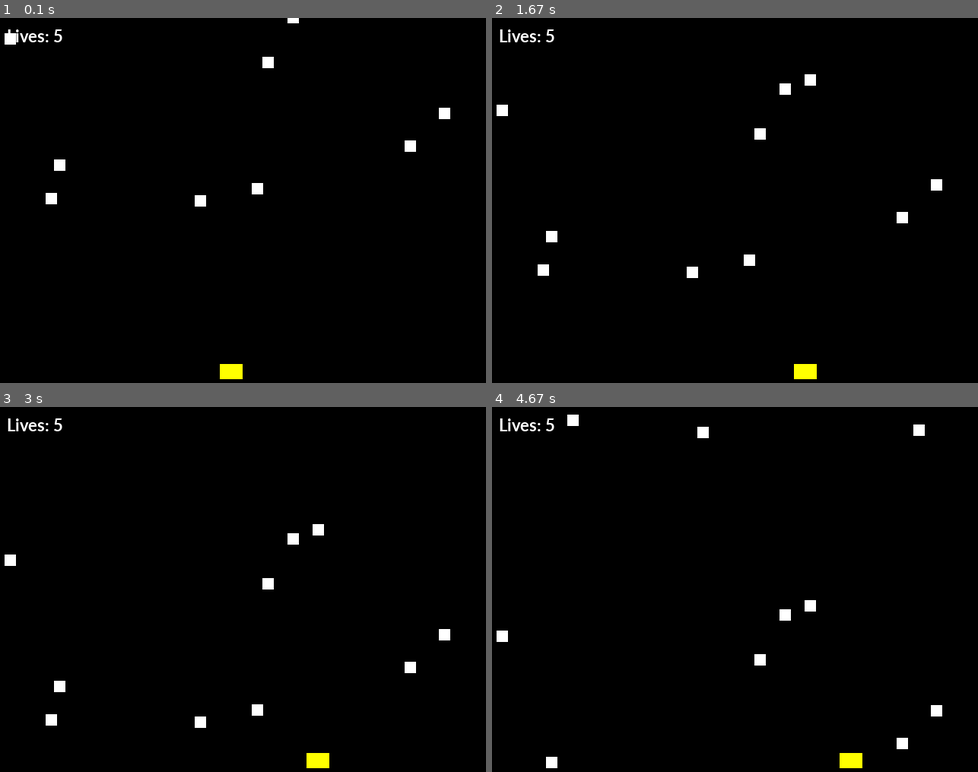
Above: before the commit, frames 1-4 (two rows, left to right).
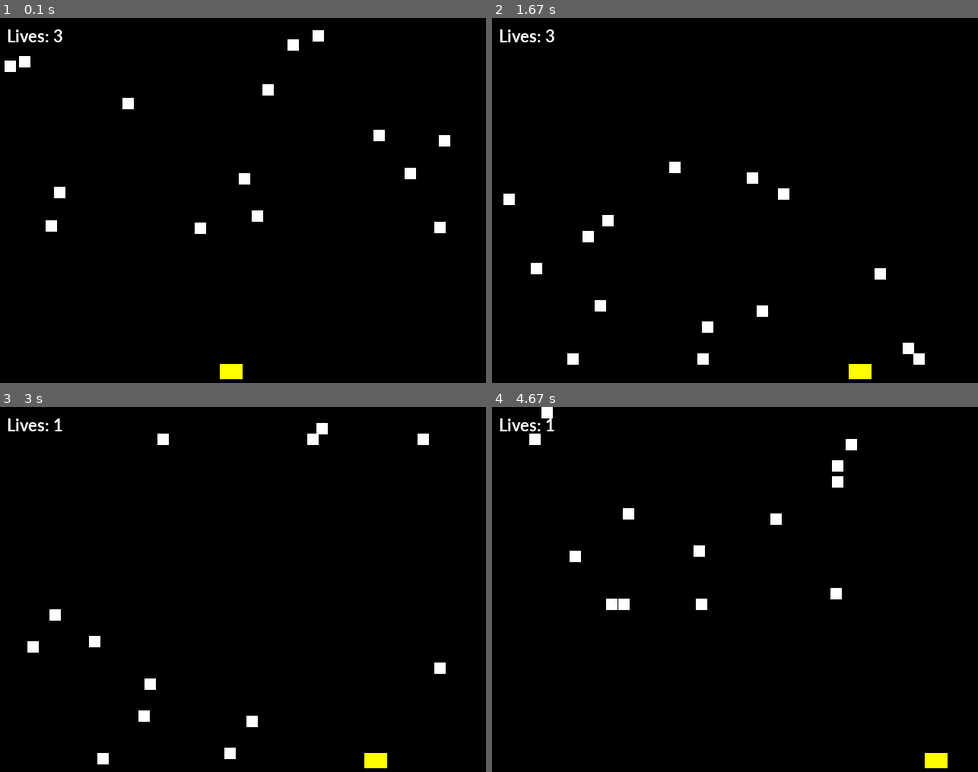
Above: after the commit, the same moments.

Repository: bhornby/Hornby-Classwork
Game: pygame game, started from python/Invaders(Working Score and Game over).py
The game is run twice, just before and just after one commit, with the same random seed, the same clock (stepped at 60 frames per second) and the same inputs.
Inputs:
- Up to frame 1 (0.1 s): no input
- Up to frame 2 (1.67 s): hold Right 0.33-0.8 s; hold Right 0.83-1.3 s; hold Left from 1.33 s (still down)
- Up to frame 3 (3 s): release Left at 1.87 s; hold Left 1.9-2.3 s; hold Right 2.33-2.97 s
- Up to frame 4 (4.67 s): hold Left 3-3.47 s; hold Right 3.5-3.97 s; hold Right 4-4.47 s; hold Left from 4.5 s (still down)

The runs differ from the first frame. In frame 1, 1.7% of the frame differs, in the area x 0-93%, y 0-60%; in frame 2, 2.2%, in the area x 0-93%, y 3-99%; in frame 3, 2.1%; in frame 4, 2.1%.

Commit message:
Update Invaders(Working Score and Game over).py

Diff:
--- a/python/Invaders(Working Score and Game over).py
+++ b/python/Invaders(Working Score and Game over).py
@@ -51,7 +51,7 @@
         super().__init__()
 
         #set player dimentions
-        self.lives = 5
+        self.lives = 3
         self.speed = 0
         self.bullet_count = 50
         self.image = pygame.Surface([width,height])
@@ -118,9 +118,9 @@
 all_sprite_group.add(my_bullet)'''
 
 #creating the snowflakes
-number_of_invaders = 10
+number_of_invaders = 15
 for x in range(number_of_invaders):
-    my_invader = Invader(WHITE, 15 ,15, 1)
+    my_invader = Invader(WHITE, 15 ,15, 7)
     invaders_group.add(my_invader)
     all_sprite_group.add(my_invader)
 #next x
@@ -135,9 +135,9 @@
 
         elif event.type == pygame.KEYDOWN:
             if event.key == pygame.K_LEFT:#if left key is pressed
-                my_player.player_set_speed(-3)
+                my_player.player_set_speed(-5)
             elif event.key == pygame.K_RIGHT:
-                my_player.player_set_speed(3)
+                my_player.player_set_speed(5)
 
         elif event.type == pygame.KEYUP:
             if event.key == pygame.K_RIGHT or event.key == pygame.K_LEFT:
@@ -159,7 +159,7 @@
         screen.fill(WHITE)
         font= pygame.font.SysFont('Calibri', 50, True, False)
         text = font.render("Game Over",True,BLACK)
-        screen.blit(text, (200,200))
+        screen.blit(text, (screen.get_width()//2 - text.get_width()//2,screen.get_height()//2 - text.get_height()//2))
     else:
         #update all sprites
         all_sprite_group.update()
